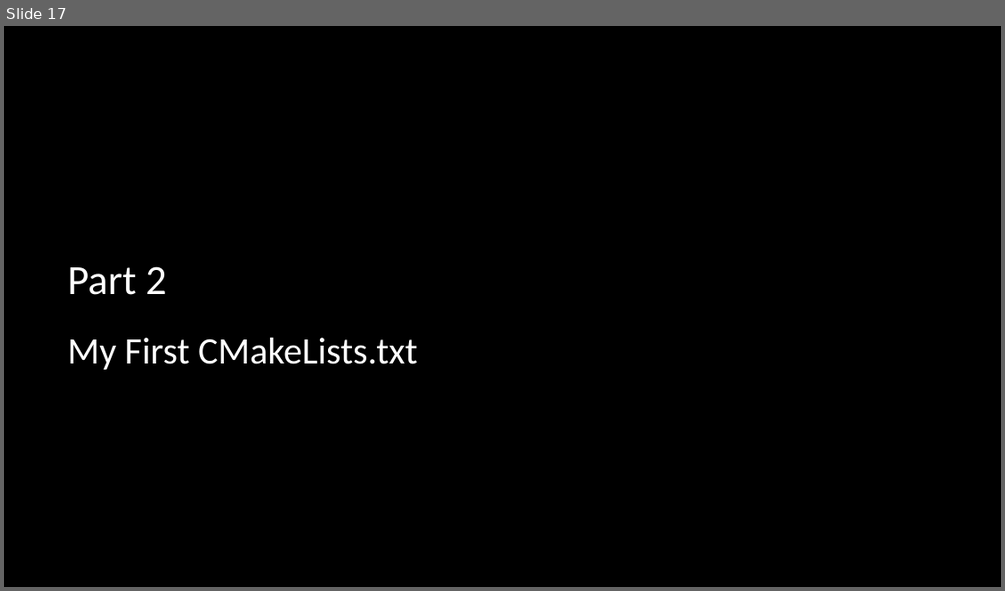
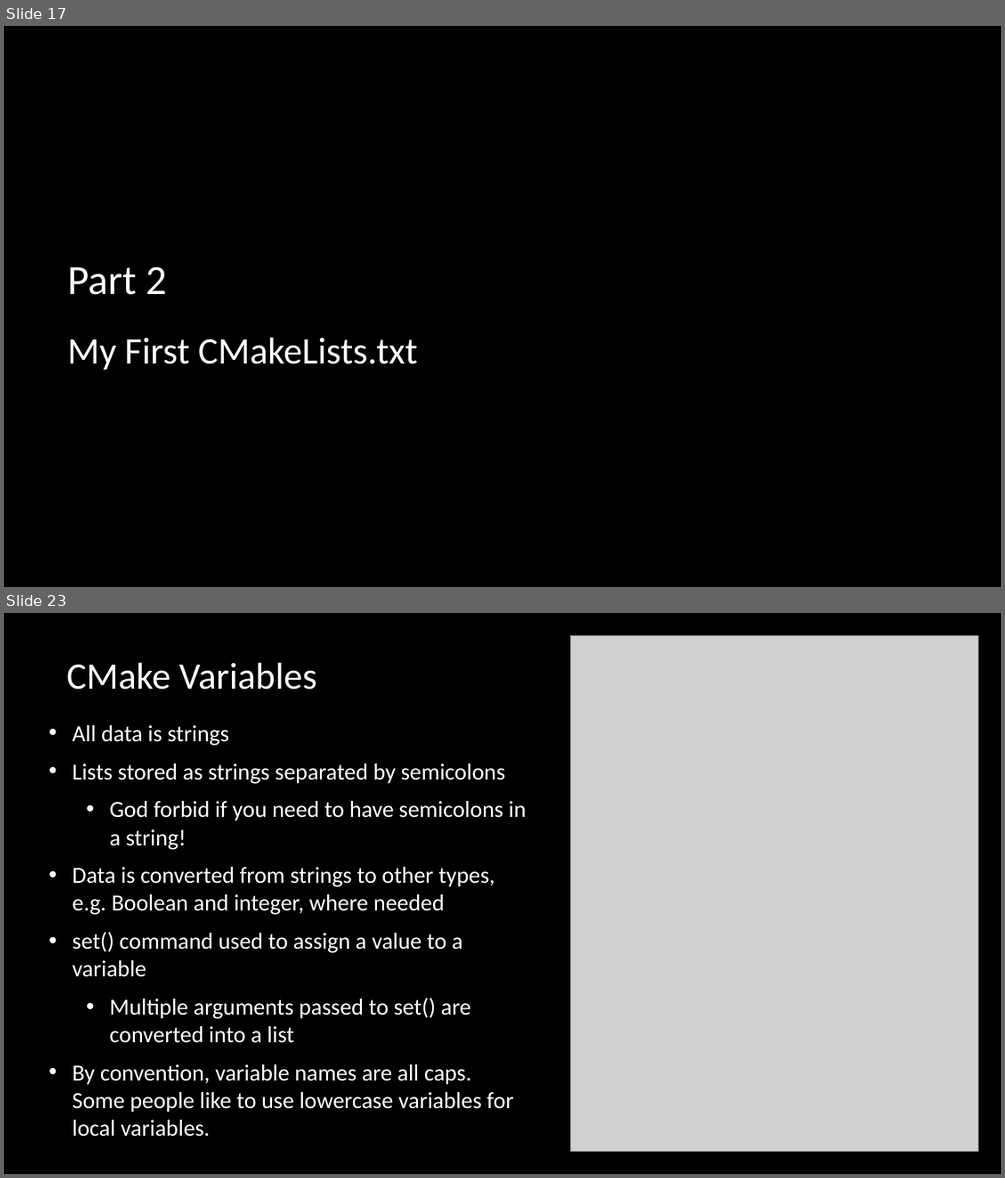
Before and after one commit to multiplemonomials/CMakeTraining, a slide deck: Session 1 - CMake and Building CXX.pptx. Shown one above the other, each under a label of ours: slide 17 before the commit, slides 17 and 23 after it; the slides between them are not shown. The pictures are 1005x591 and 1005x1178 pixels, drawn with LibreOffice and Linux fonts; fonts in the diff are those of the drawing; grey boxes stand for pictures; background and template pictures are left out. Boxes give left, top, right and bottom in pixels: in the first picture for what was removed or moved away, otherwise in the second. Text is boxed around its words. In the diff, an @@ line names an element or a change of style, - is before the commit and + after.

```diff
--- a/Session 1 - CMake and Building CXX.pptx
+++ b/Session 1 - CMake and Building CXX.pptx
@@ slide 23 added at [4, 613, 1001, 1174], background picture (left out) @@
@@ picture added at [570, 635, 979, 1151] @@
@@ title added at [66, 663, 317, 690], 36 pt, text #FFFFFF @@
+CMake Variables
@@ text added at [73, 725, 526, 1136], 22.2 pt, text #FFFFFF @@
+• All data is strings
+• Lists stored as strings separated by semicolons
+  • God forbid if you need to have semicolons in a string!
+• Data is converted from strings to other types, e.g. Boolean and integer, where needed
+• set() command used to assign a value to a variable
+  • Multiple arguments passed to set() are converted into a list
+• By convention, variable names are all caps. Some people like to use lowercase variables for local variables.
```
Also in this commit, not shown: 2 slides changed, 17 other slides added, 1 slide removed, 2 other files.
